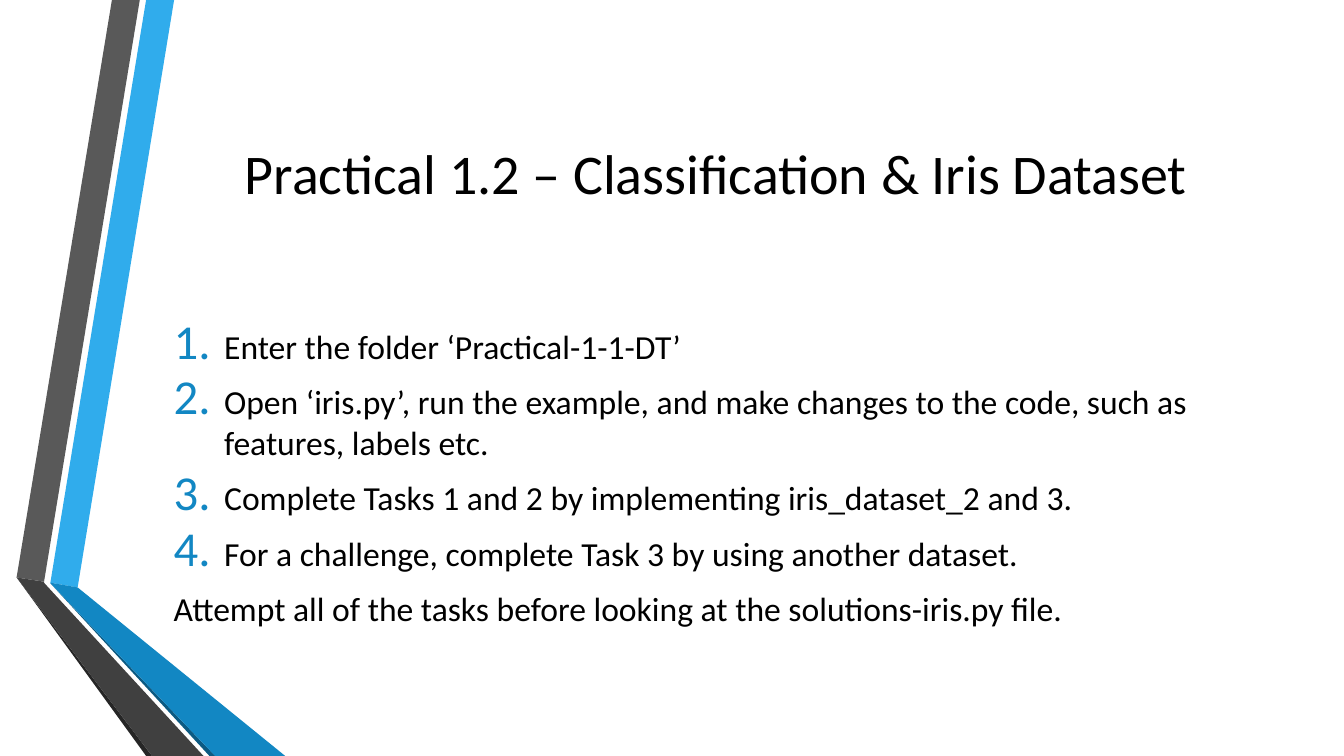
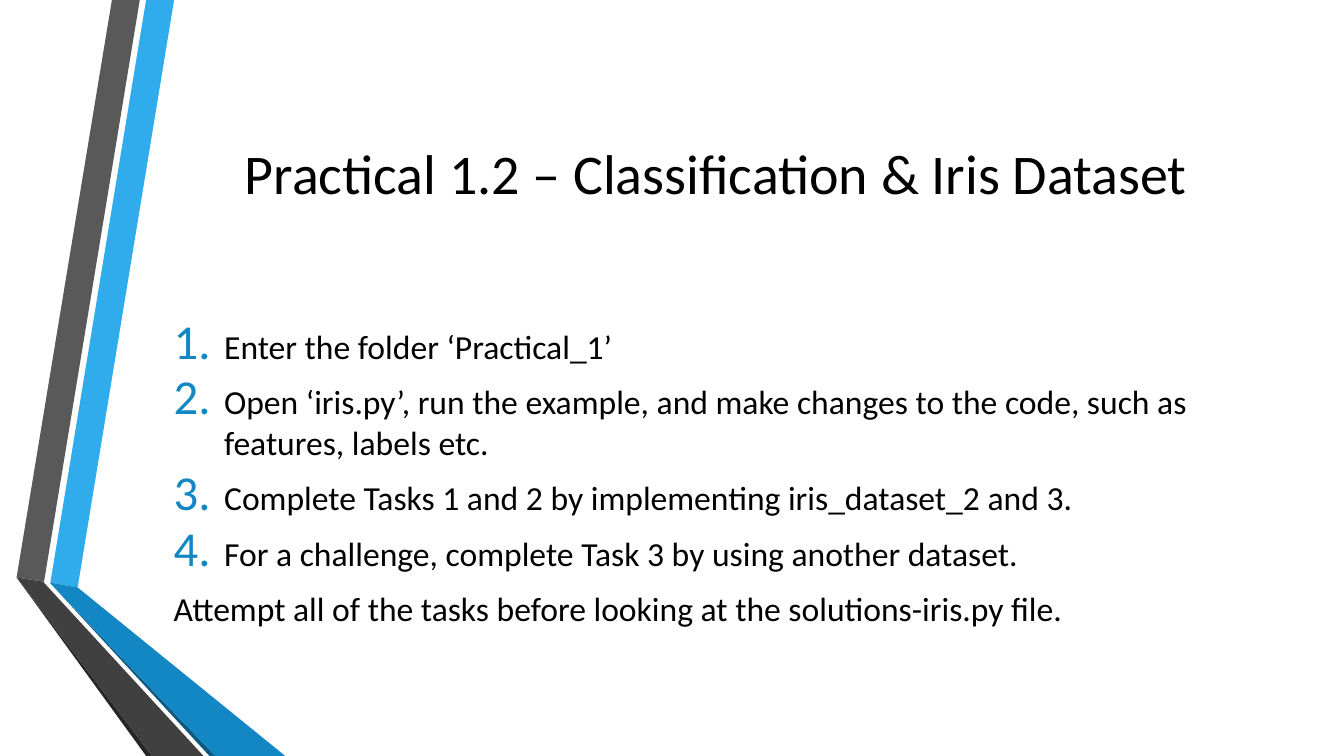
Before and after one commit to samuelsenior/ML_Intro, a slide deck: slide 12 of ML_Tools.pptx. Drawn at 1344x756 pixels with LibreOffice and Linux fonts; fonts in the diff are those of the drawing; background and template pictures are left out. Boxes give left, top, right and bottom in pixels: in the first picture for what was removed or moved away, otherwise in the second. Text is boxed around its words. In the diff, an @@ line names an element or a change of style, - is before the commit and + after.

Commit message:
Renamed Exerice to Practical for Practical 2 stuff

```diff
--- a/ML_Tools.pptx
+++ b/ML_Tools.pptx
@@ text at (x1=224, y1=335, x2=613, y2=364): text changed @@
-1. Enter the folder ‘Practical-1-1-DT’
+1. Enter the folder ‘Practical_1’
```
Also in this commit, not shown: 2 other slides changed, 3 other files.
